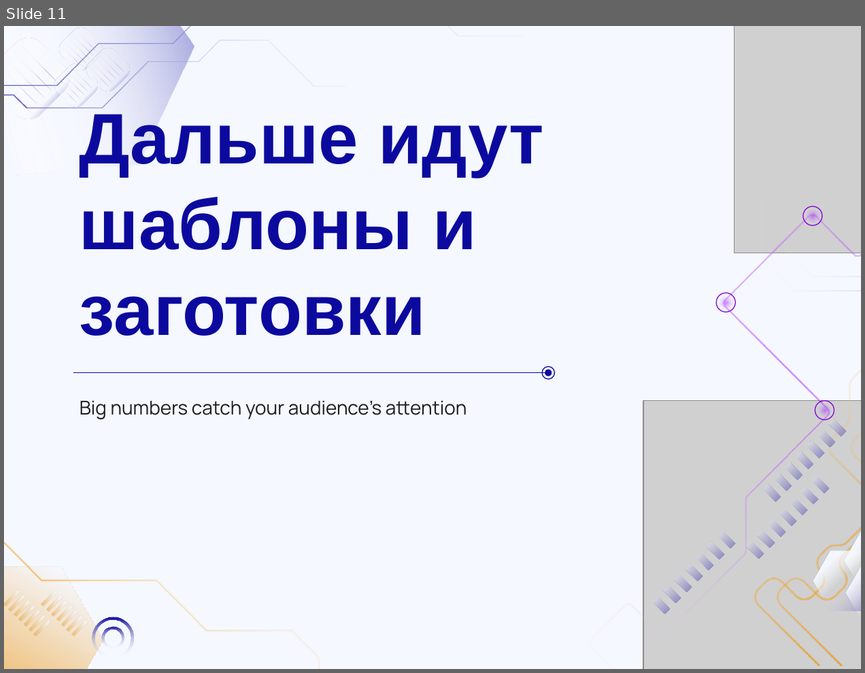
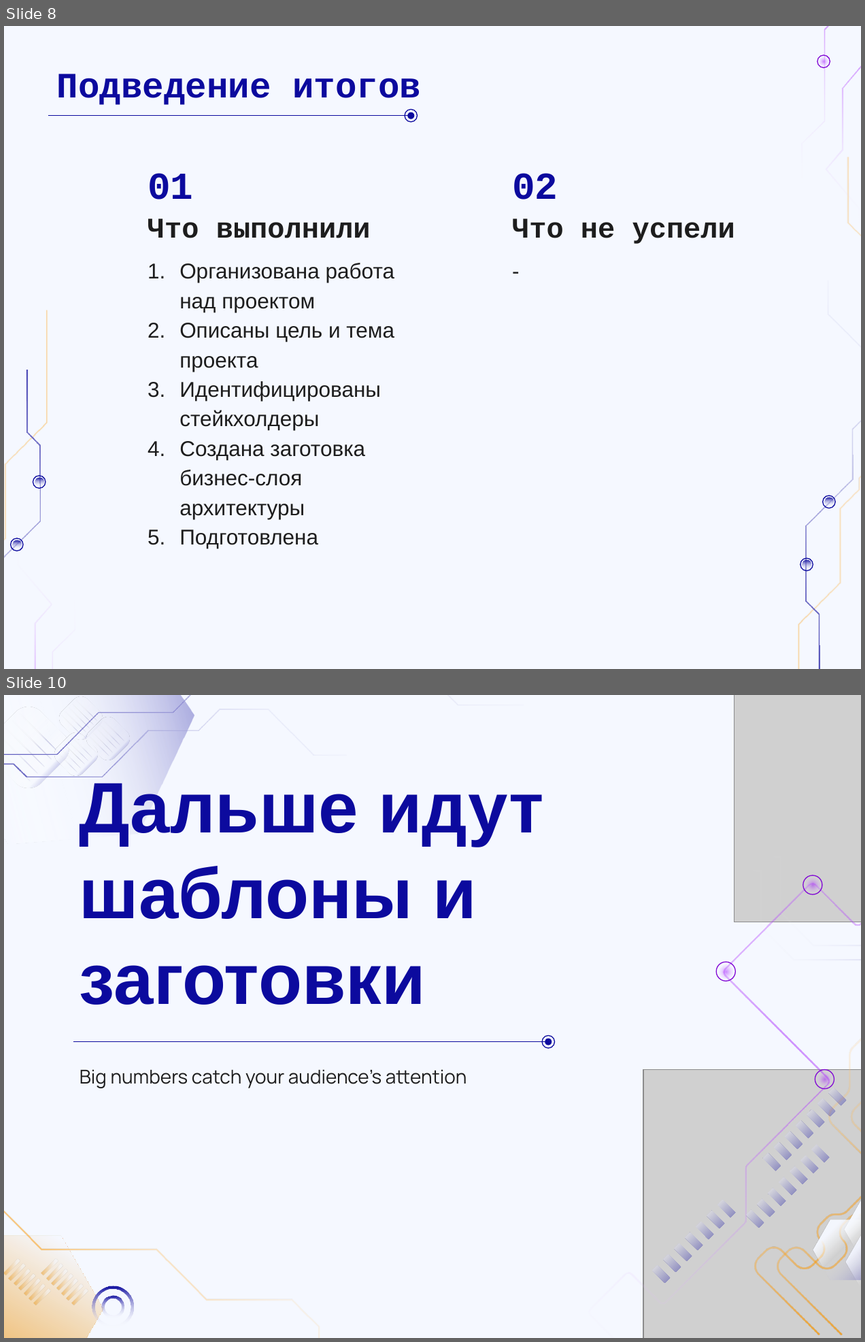
Before and after one commit to DaL1ner/virtual_queue_management_system, a slide deck: reports/presentation/sprint-01.pptx. Shown one above the other, each under a label of ours: slide 11 before the commit, slides 8 and 10 after it; the slides between them are not shown. The pictures are 865x673 and 865x1342 pixels, drawn with LibreOffice and Linux fonts; fonts in the diff are those of the drawing; grey boxes stand for pictures; background and template pictures are left out. Boxes give left, top, right and bottom in pixels: in the first picture for what was removed or moved away, otherwise in the second. Text is boxed around its words. In the diff, an @@ line names an element or a change of style, - is before the commit and + after.

Commit message:
Подготовлена презентация спринта

```diff
--- a/reports/presentation/sprint-01.pptx
+++ b/reports/presentation/sprint-01.pptx
@@ slide 8 added at [4, 26, 861, 669], background #F5F8FF @@
@@ freeform shape added at [801, 26, 855, 184], fill gradient #9900FF to #FFFFFF @@
@@ freeform shape added at [825, 33, 861, 228], fill gradient #9900FF to #FFFFFF @@
@@ ellipse added at [817, 55, 830, 68], outline #8208D5 0.75 pt @@
@@ ellipse added at [819, 57, 828, 66], fill gradient #9900FF to #FFFFFF @@
@@ title added at [57, 74, 421, 105], 30 pt, text #0C0A9E, bold @@
+Подведение итогов
@@ line added from (49, 116) to (409, 116), #0C0A9E 0.75 pt @@
@@ ellipse added at [405, 109, 418, 122], outline #0C0A9E 0.75 pt @@
@@ ellipse added at [407, 112, 415, 119], fill #0C0A9E @@
@@ freeform shape added at [533, 157, 861, 669], fill gradient #EB9109 to #FF9900 to #FFFFFF @@
@@ text added at [147, 173, 193, 199], 32 pt, text #0C0A9E, bold @@
+01
@@ text added at [512, 173, 558, 199], 32 pt, text #0C0A9E, bold @@
+02
@@ text added at [147, 218, 371, 238], 24 pt, text #1D1D1D, bold @@
+Что выполнили
@@ text added at [512, 218, 735, 244], 24 pt, text #1D1D1D, bold @@
+Что не успели
@@ text added at [504, 246, 841, 326], 18 pt, text #1D1D1D @@
+-
@@ text added at [179, 263, 394, 548], 18 pt, text #1D1D1D @@
+1. Организована работа над проектом
+2. Описаны цель и тема проекта
+3. Идентифицированы стейкхолдеры
+4. Создана заготовка бизнес-слоя архитектуры
+5. Подготовлена
@@ freeform shape added at [625, 280, 861, 669], fill gradient #0C0A9E to #FFFFFF @@
@@ ellipse added at [822, 495, 835, 508], outline #0C0A9E 0.75 pt @@
@@ ellipse added at [824, 497, 834, 507], fill gradient #0C0A9E to #FFFFFF @@
@@ group added at [4, 310, 312, 669]: 4 freeform shapes, 4 ellipses @@
@@ ellipse added at [800, 558, 813, 571], outline #0C0A9E 0.75 pt @@
@@ ellipse added at [802, 560, 811, 569], fill gradient #0C0A9E to #FFFFFF @@
@@ what was slide 11 is now slide 10 @@
```
Also in this commit, not shown: 7 slides changed, 1 other slide added, 2 slides removed.
